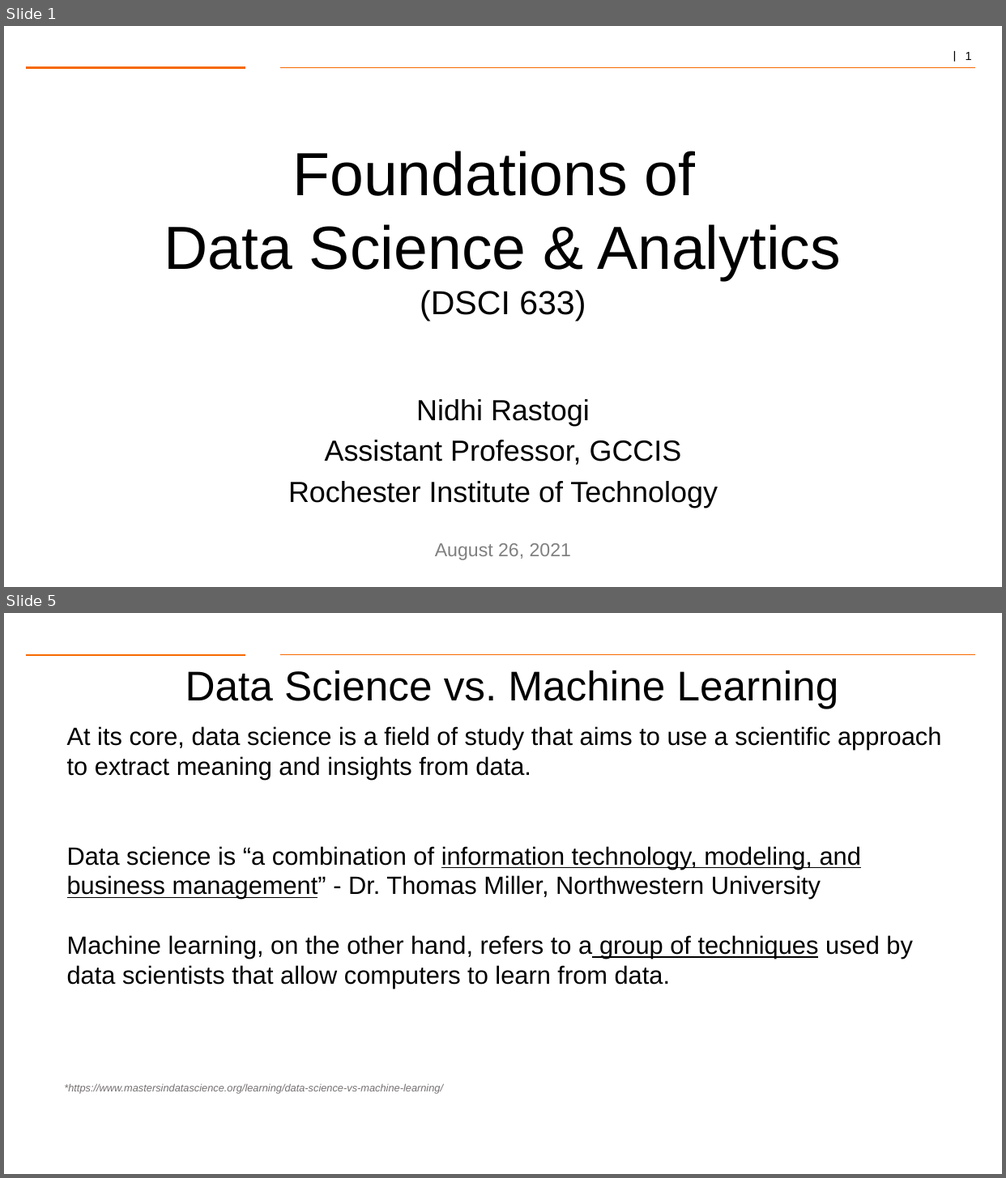
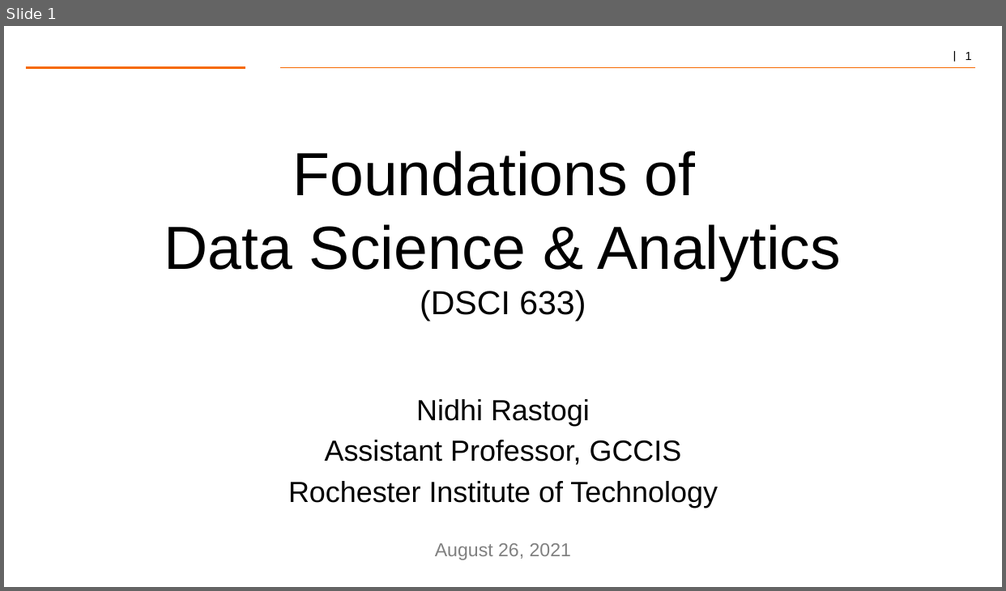
Before and after one commit to gk5951/RIT-DSCI-633-FDS, a slide deck: Syllabus/Lecture02/Lec02_CaseStudy.pptx. Shown one above the other, each under a label of ours: slides 1 and 5 before the commit, slide 1 after it; the slides between them are not shown. The pictures are 1006x1178 and 1006x591 pixels, drawn with LibreOffice and Linux fonts; fonts in the diff are those of the drawing; background and template pictures are left out. Boxes give left, top, right and bottom in pixels: in the first picture for what was removed or moved away, otherwise in the second. Text is boxed around its words. In the diff, an @@ line names an element or a change of style, - is before the commit and + after.

```diff
--- a/Syllabus/Lecture02/Lec02_CaseStudy.pptx
+++ b/Syllabus/Lecture02/Lec02_CaseStudy.pptx
@@ slide 5 removed at bbox=[4, 613, 1002, 1174], background #FFFFFF; not listed: 2 template elements that a slide beside it also shows @@
@@ title removed at bbox=[185, 670, 839, 709] @@
-Data Science vs. Machine Learning
@@ text removed at bbox=[67, 726, 941, 989] @@
-At its core, data science is a field of study that aims to use a scientific approach to extract meaning and insights from data.
-Data science is “a combination of information technology, modeling, and business management” - Dr. Thomas Miller, Northwestern University
-Machine learning, on the other hand, refers to a group of techniques used by data scientists that allow computers to learn from data.
@@ text removed at bbox=[64, 1084, 443, 1094] @@
-*https://www.mastersindatascience.org/learning/data-science-vs-machine-learning/
```
Also in this commit, not shown: 8 other slides removed, 1 other file.
